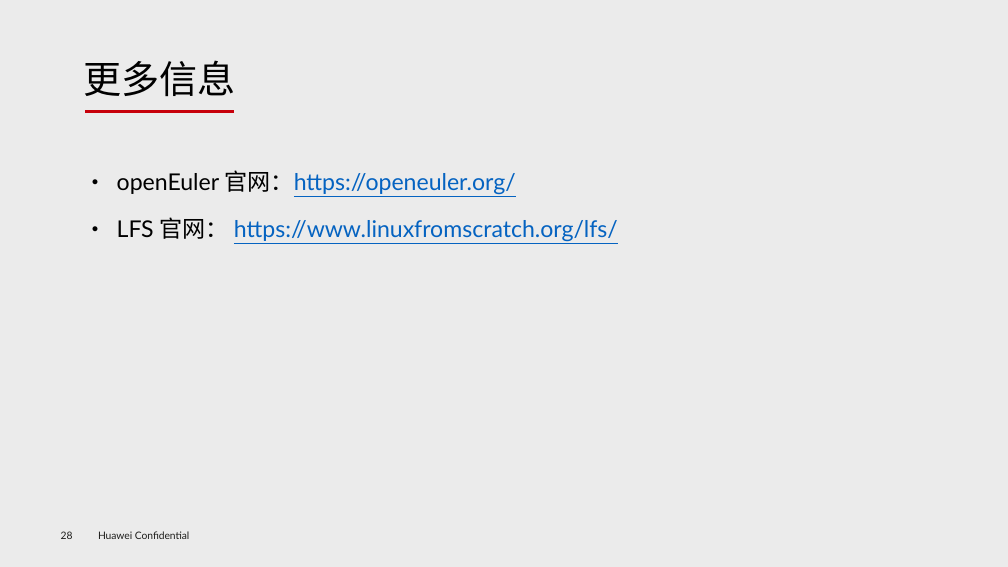
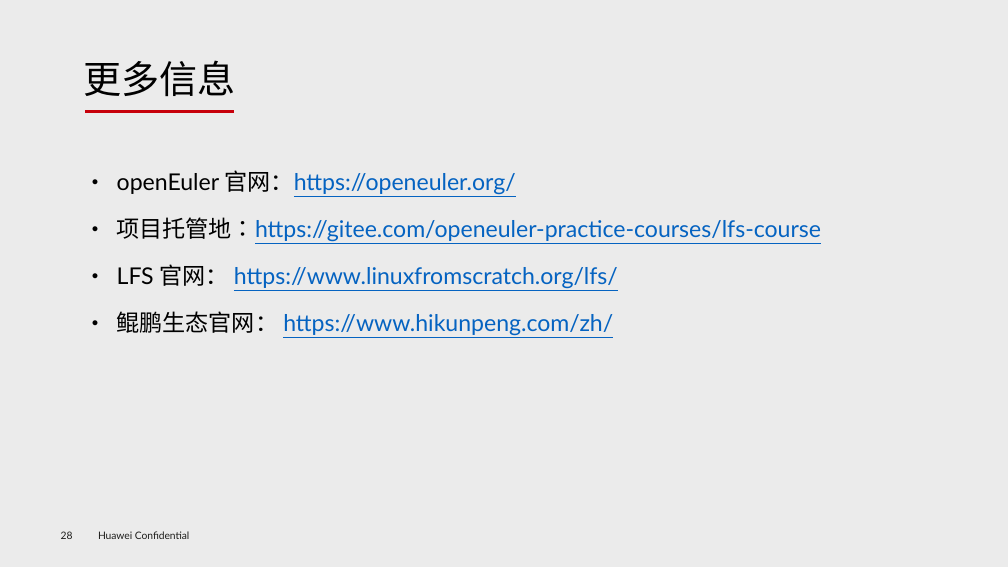
Before and after one commit to openeuler-mirror/lfs-course, a slide deck: slide 29 of lfs-7.7-systemd/documents/LFS-on-opnEuler_v1.3.pptx. Drawn at 1008x567 pixels with LibreOffice and Linux fonts; fonts in the diff are those of the drawing; background and template pictures are left out. Boxes give left, top, right and bottom in pixels: in the first picture for what was removed or moved away, otherwise in the second. Text is boxed around its words. In the diff, an @@ line names an element or a change of style, - is before the commit and + after.

```diff
--- a/lfs-7.7-systemd/documents/LFS-on-opnEuler_v1.3.pptx
+++ b/lfs-7.7-systemd/documents/LFS-on-opnEuler_v1.3.pptx
@@ text at (117,217,821,242): paragraph added @@
+● 项目托管地：https://gitee.com/openeuler-practice-courses/lfs-course
@@ text at (117,311,613,336): paragraph added @@
+● 鲲鹏生态官网： https://www.hikunpeng.com/zh/
```
Also in this commit, not shown: 9 other slides changed, 1 other file.
